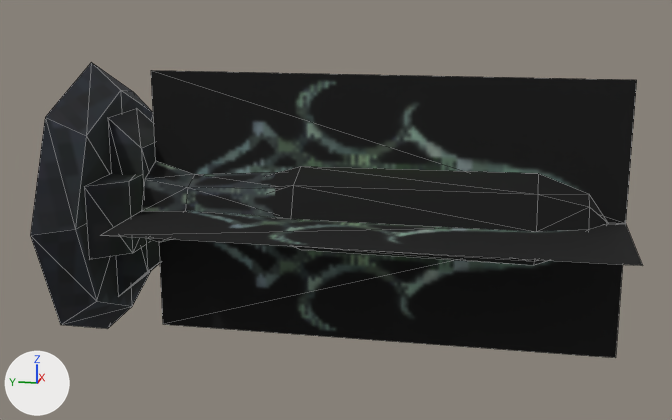
Before and after pictures for a commit that changed the OBJ model sceneobjs/beiou_yewai_30/common/beiou_yewai_30_common_ludeng_01.obj.
Before and after are seen from a 50 mm lens placed at (-123.3, -59.7, 30.6), pointed at (-0.3, -35.1, -0.1). Every picture has the same lights, and +X, +Y and +Z are marked at lower left. Mesh edges are drawn as thin lines. Where no turn or scale is listed for an object, it has been applied to the vertices. Vertices at the same position are counted once.

Names of what the first picture shows: 'beiou_yewai_30_common_ludeng_01'.
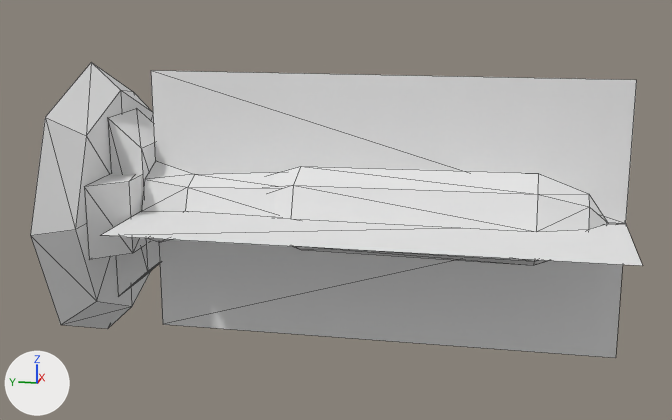
The change, as JSON lines over the scene's bpy script:
```json
{"op": "add", "block": "mat_material_3_1", "code": ["mat_material_3_1 = principled_material('material_3')", "mat_material_3_1.base_color = (0.8, 0.8, 0.8)  # white #e7e7e7", "mat_material_3_1.roughness = 1.0"]}
{"op": "add", "block": "mat_material_1_1", "code": ["mat_material_1_1 = principled_material('material_1')", "mat_material_1_1.base_color = (0.8, 0.8, 0.8)  # white #e7e7e7", "mat_material_1_1.roughness = 1.0"]}
{"block": "me_beiou_yewai_30_common_ludeng_01", "where": "me_beiou_yewai_30_common_ludeng_01.from_pydata(...)  # 127 vertices, 192 faces; spans x -20.0..19.9, y -73.7..0.1, z -20.3..19.6"}
{"block": "me_beiou_yewai_30_common_ludeng_01", "where": "# used by ob_beiou_yewai_30_common_ludeng_01; location = (0.0, 0.0, 0.0)"}
{"block": "me_beiou_yewai_30_common_ludeng_01", "change": "me_beiou_yewai_30_common_ludeng_01 part 1: all 54 faces that had it switch from mat_material_3 (picture img_tx_beiou_yewai_30_common_ludeng_0135_png) to mat_material_3_1 (white #e7e7e7)"}
{"block": "me_beiou_yewai_30_common_ludeng_01", "change": "me_beiou_yewai_30_common_ludeng_01 part 2: all 138 faces that had it switch from mat_material_1 (picture img_beiou_yewai_30_common_ludeng_01_png) to mat_material_1_1 (white #e7e7e7)"}
```

Pixel boxes [x1, y1, x2, y2] of what changed, in the pictures (672 x 420 px):
```json
{"part": 1, "of": "me_beiou_yewai_30_common_ludeng_01", "change": "recoloured", "before": [270, 166, 608, 265], "after": [270, 166, 608, 265], "on screen": "black to white"}
{"part": 2, "of": "me_beiou_yewai_30_common_ludeng_01", "change": "recoloured", "before": [30, 62, 643, 358], "after": [30, 62, 643, 358], "on screen": "black to grey"}
```
